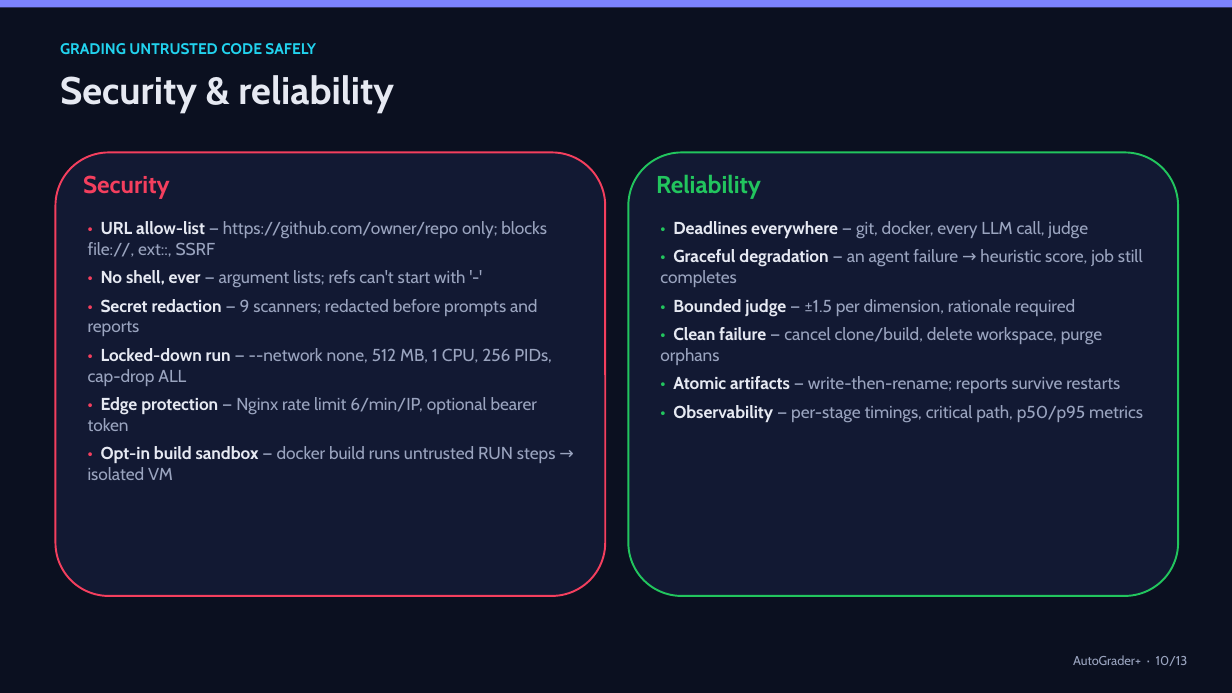
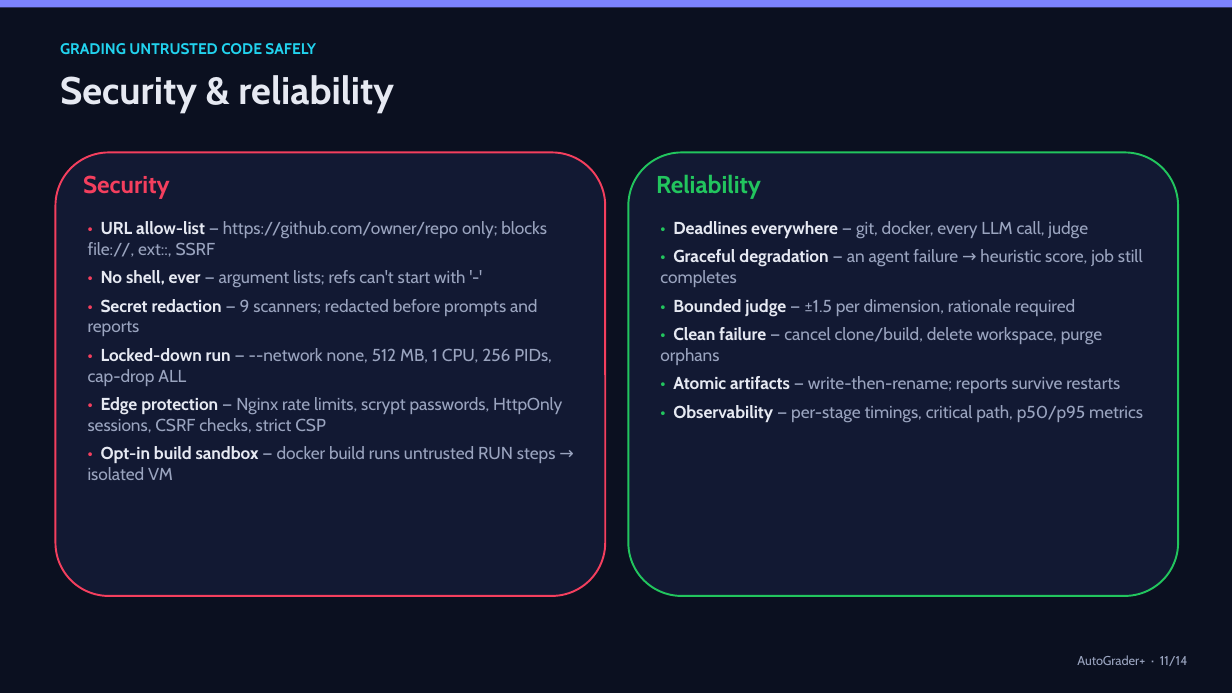
Before and after one commit to roshanraj9136/auto-grader, a slide deck: slide 11 of docs/AutoGrader.pptx (slide 10 before the commit). Drawn at 1232x693 pixels with LibreOffice and Linux fonts; fonts in the diff are those of the drawing. Boxes give left, top, right and bottom in pixels: in the first picture for what was removed or moved away, otherwise in the second. Text is boxed around its words. In the diff, an @@ line names an element or a change of style, - is before the commit and + after.

Commit message:
AutoGrader+ v2: full-stack learning platform
Turn the multi-agent grader into a learning platform for the course:

- Accounts and sessions (scrypt, HttpOnly cookies, CSRF checks, strict CSP)
- Assignments graded with per-assignment rubric weights and briefs
- Student dashboard, submissions, leaderboard (XP), profile
- Instructor overview, assignment management, CSV gradebook, shared-repo flag
- Hands-on labs: frontend editor, SQL playground, load balancer, network, Dockerfile linter
- SQLite by default, PostgreSQL in compose; replica heartbeats reap orphaned jobs
- docker compose: nginx load balancer (sticky / round-robin / least-conn) -> 3 API replicas -> Postgres
- Reports and live streams restricted to the owner, instructors or the API token
- Installable PWA, responsive layout, Windows launcher (scripts/start.ps1)
- Slide deck: group-project title slide, new platform slide, updated architecture

```diff
--- a/docs/AutoGrader.pptx
+++ b/docs/AutoGrader.pptx
@@ text at bbox=[88, 397, 562, 433]: text changed @@
-• Edge protection — Nginx rate limit 6/min/IP, optional bearer token
+• Edge protection — Nginx rate limits, scrypt passwords, HttpOnly sessions, CSRF checks, strict CSP
@@ text at bbox=[1077, 655, 1188, 666]: text changed @@
-AutoGrader+ · 10/13
+AutoGrader+ · 11/14
```
Also in this commit, not shown: 12 other slides changed, 1 slide added, 39 other files.
